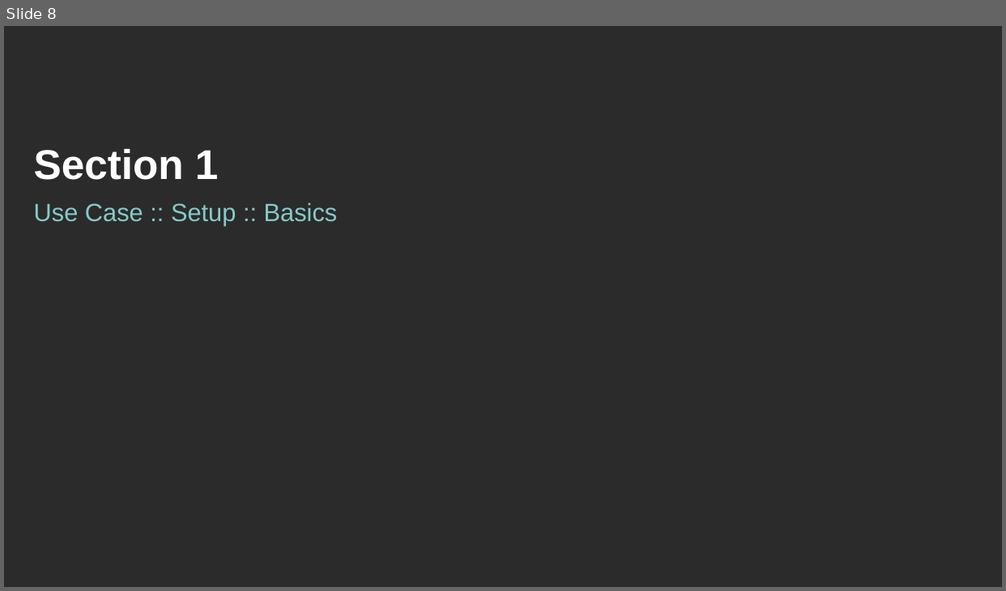
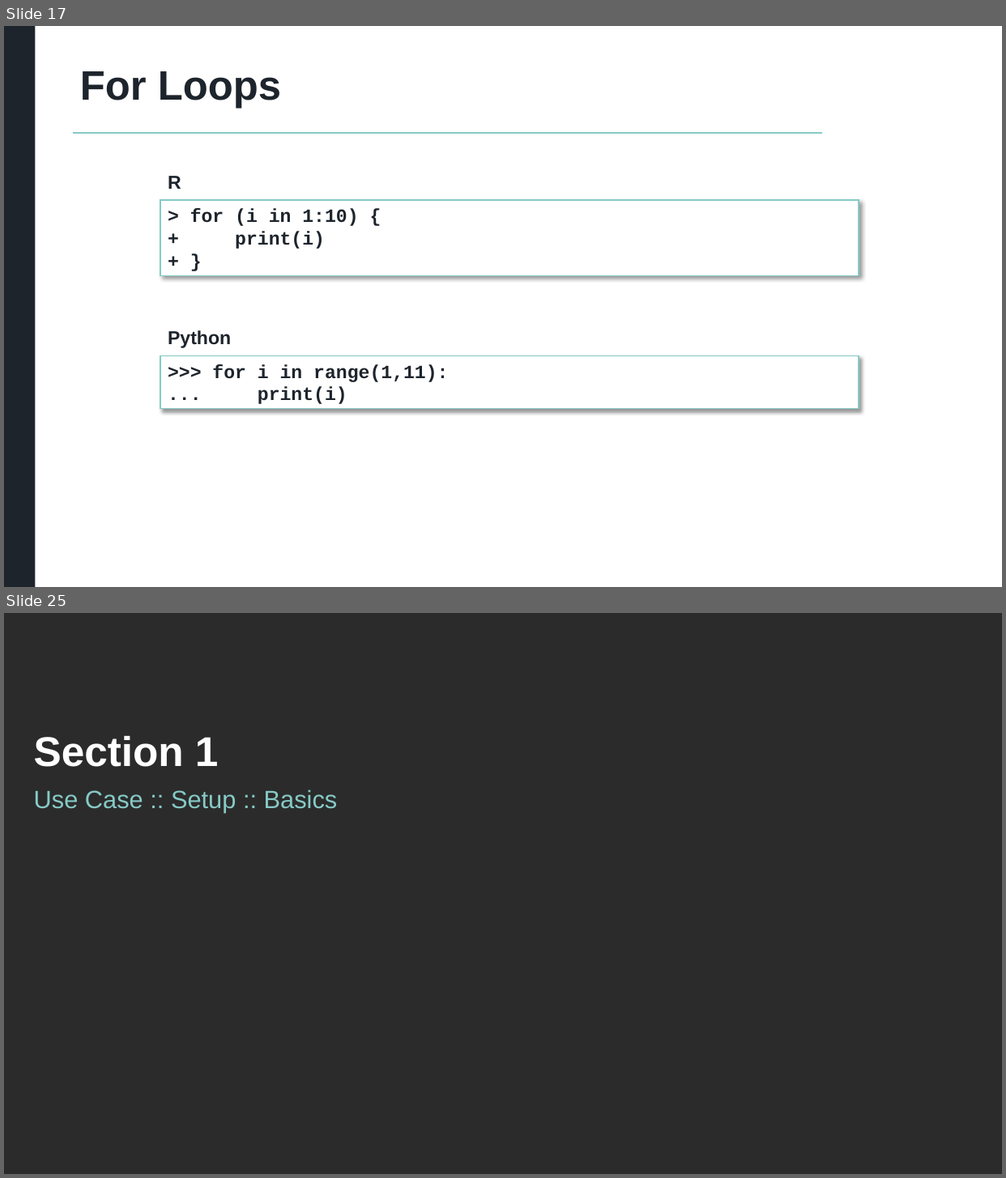
Before and after one commit to atorus-research/MultilingualMarkdown, a slide deck: MultilingualMarkdown.pptx. Shown one above the other, each under a label of ours: slide 8 before the commit, slides 17 and 25 after it; the slides between them are not shown. The pictures are 1006x591 and 1006x1178 pixels, drawn with LibreOffice and Linux fonts; fonts in the diff are those of the drawing; background and template pictures are left out; a plain dark background stands for a picture behind light text. Boxes give left, top, right and bottom in pixels: in the first picture for what was removed or moved away, otherwise in the second. Text is boxed around its words. In the diff, an @@ line names an element or a change of style, - is before the commit and + after.

```diff
--- a/MultilingualMarkdown.pptx
+++ b/MultilingualMarkdown.pptx
@@ slide 17 added at (4,26,1002,587), background #FFFFFF @@
@@ rectangle added at (4,26,36,587), fill #1D242C @@
@@ title added at (80,71,281,109), 39.6 pt, text #1D242C, bold @@
+For Loops
@@ line added from (73, 133) to (822, 133), #86CAC6 1 pt @@
@@ text added at (168,176,181,189), 18 pt, text #1D242C, bold @@
+R
@@ rectangle added at (160,200,859,276), fill #FFFFFF, outline #86CAC6 1 pt, 18 pt, text #1D242C, bold @@
+> for (i in 1:10) {
++ print(i)
++ }
@@ text added at (168,331,231,348), 18 pt, text #1D242C, bold @@
+Python
@@ rectangle added at (160,356,859,409), fill #FFFFFF, outline #86CAC6 1 pt, 18 pt, text #1D242C, bold @@
+>>> for i in range(1,11):
+... print(i)
@@ what was slide 8 is now slide 25 @@
```
Also in this commit, not shown: 8 slides changed, 17 other slides added, 1 slide removed.
